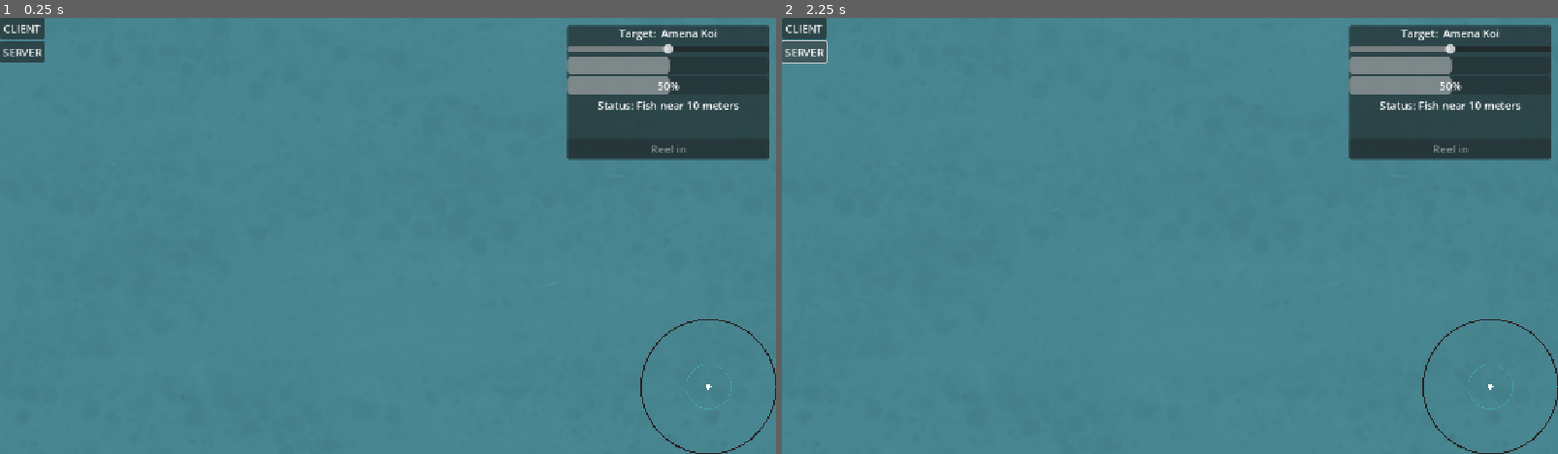
Above: before the commit, frames 1-2 (left to right).
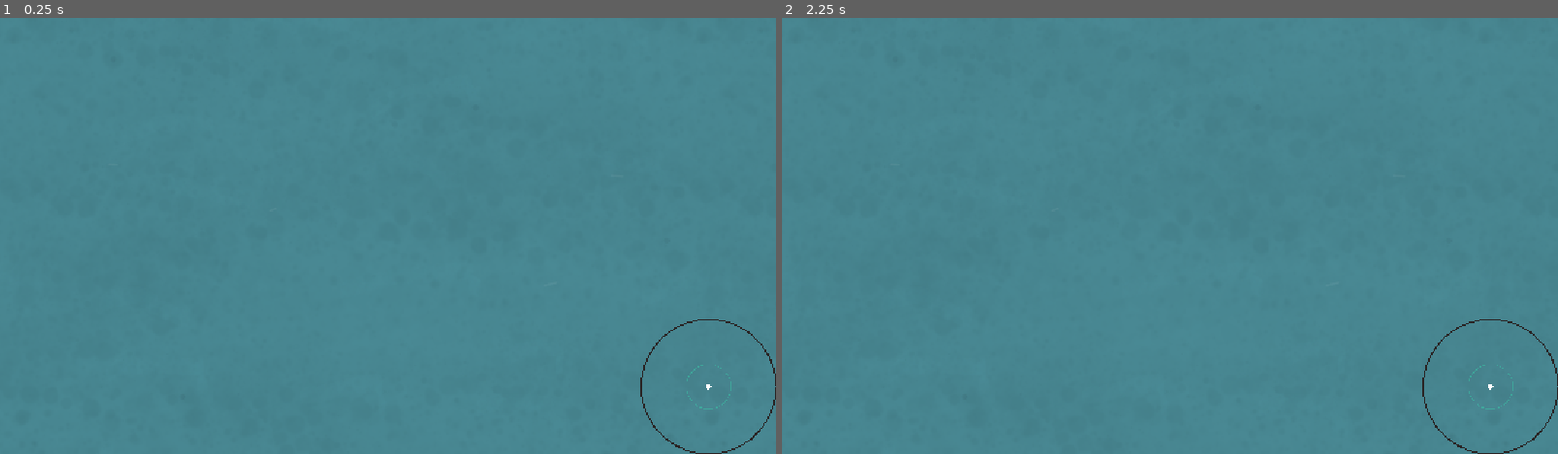
Above: after the commit, the same moments.

Repository: chocolandTV/endless_ocean
Game: Godot game, scene res://scenes/test_web_socket.tscn
Same seed, same stepped clock (60 frames per second), same inputs: the game is played once before the commit and once after it.
Inputs (mouse positions are in pixels of both pictures, inside the frame that each line leads up to):
- Up to frame 1 (0.25 s): no input
- Up to frame 2 (2.25 s): click (805, 26) at 0.5 s, where only the run before the commit has a clickable "CLIENT"; click (805, 52) at 1.25 s, where only the run before the commit has a clickable "SERVER"; hold Right (ui_right) from 2.03 s (still down)

The runs differ from the first frame. In frame 1, 8.7% of the frame differs, in the area x 0-100%, y 0-33%; in frame 2, 8.7%.

Commit message:
stable_version_without_catch_mechanic

Diff:
--- /dev/null
+++ b/scenes/fish_generation.tscn
@@ -0,0 +1,9 @@
+[gd_scene format=3 uid="uid://bqypt8q51ajk8"]
+
+[ext_resource type="Script" uid="uid://bx2dvu32akrc1" path="res://scripts/fish_generation.gd" id="1_47a4g"]
+
+[node name="Fish_Generation" type="Node2D" unique_id=1608244400]
+script = ExtResource("1_47a4g")
+
+[node name="Timer" type="Timer" parent="." unique_id=831733350]
+one_shot = true
--- /dev/null
+++ b/scenes/mini_game.tscn
@@ -0,0 +1,55 @@
+[gd_scene format=3 uid="uid://by55bdyf5h6ub"]
+
+[ext_resource type="Script" uid="uid://wmhyiptksbsq" path="res://scripts/mini_game.gd" id="1_3kuml"]
+[ext_resource type="Texture2D" uid="uid://c7qnp5m081fhe" path="res://assets/textures/ocean_side_view.jpg" id="1_gn4em"]
+[ext_resource type="Texture2D" uid="uid://itoa8y7fdl3a" path="res://assets/textures/fish_base.png" id="2_lmkgc"]
+[ext_resource type="Texture2D" uid="uid://qtsx340mvm54" path="res://assets/textures/fishing_net_base.png" id="3_0gcsj"]
+[ext_resource type="Texture2D" uid="uid://b26vfntdt6but" path="res://assets/textures/fishing_net_catch.png" id="4_0gcsj"]
+
+[node name="Minigame" type="Control" unique_id=569718428]
+layout_mode = 3
+anchors_preset = 0
+offset_right = 40.0
+offset_bottom = 40.0
+script = ExtResource("1_3kuml")
+
+[node name="PanelContainer" type="PanelContainer" parent="." unique_id=190824904]
+layout_mode = 0
+offset_right = 40.0
+offset_bottom = 40.0
+
+[node name="MarginContainer" type="MarginContainer" parent="PanelContainer" unique_id=1278200826]
+layout_mode = 2
+theme_override_constants/margin_left = 12
+theme_override_constants/margin_top = 12
+theme_override_constants/margin_right = 12
+theme_override_constants/margin_bottom = 12
+
+[node name="Ocean" type="TextureRect" parent="PanelContainer/MarginContainer" unique_id=1267959281]
+layout_mode = 2
+texture = ExtResource("1_gn4em")
+
+[node name="Fisch" type="TextureRect" parent="PanelContainer/MarginContainer/Ocean" unique_id=1065648654]
+layout_mode = 0
+offset_left = 369.0
+offset_top = 452.0
+offset_right = 433.0
+offset_bottom = 516.0
+scale = Vector2(4.75, 4.75)
+texture = ExtResource("2_lmkgc")
+
+[node name="Fishing_Mechanic" type="PanelContainer" parent="PanelContainer/MarginContainer/Ocean" unique_id=1879499247]
+layout_mode = 0
+offset_left = 334.0
+offset_top = -2042.0
+offset_right = 846.0
+offset_bottom = 6.0
+
+[node name="Fishing_Net" type="TextureRect" parent="PanelContainer/MarginContainer/Ocean/Fishing_Mechanic" unique_id=855376617]
+layout_mode = 2
+texture = ExtResource("3_0gcsj")
+
+[node name="Fishing_Net_catched" type="TextureRect" parent="PanelContainer/MarginContainer/Ocean/Fishing_Mechanic" unique_id=2034796844]
+visible = false
+layout_mode = 2
+texture = ExtResource("4_0gcsj")
--- a/scenes/test_web_socket.tscn
+++ b/scenes/test_web_socket.tscn
@@ -3,8 +3,8 @@
 [ext_resource type="Script" uid="uid://dog1i5tt4e8wg" path="res://scripts/test_web_socket.gd" id="1_vooo2"]
 [ext_resource type="PackedScene" uid="uid://dqimx00yygemn" path="res://ui/sonar_radar.tscn" id="2_0uih2"]
 [ext_resource type="Script" uid="uid://cld8ckyjohu48" path="res://scripts/multiplayer_spawner.gd" id="3_0uih2"]
-[ext_resource type="PackedScene" uid="uid://bkko5ec3shhnb" path="res://ui/fishing_ui.tscn" id="3_3avjl"]
 [ext_resource type="PackedScene" uid="uid://cmbf36ngsnqqg" path="res://scenes/World.tscn" id="4_3avjl"]
+[ext_resource type="PackedScene" uid="uid://by55bdyf5h6ub" path="res://scenes/mini_game.tscn" id="4_xsomf"]
 [ext_resource type="PackedScene" uid="uid://dhynxf3ksl2pf" path="res://scenes/Boat.tscn" id="5_ihscc"]
 [ext_resource type="Script" uid="uid://4tccyiwa6xp" path="res://scripts/camera_2d.gd" id="6_camera"]
 
@@ -15,31 +15,6 @@
 [node name="World" parent="." unique_id=1165066505 instance=ExtResource("4_3avjl")]
 
 [node name="CanvasLayer" type="CanvasLayer" parent="." unique_id=608729439]
-
-[node name="Control" type="Control" parent="CanvasLayer" unique_id=711566596]
-layout_mode = 3
-anchors_preset = 0
-offset_right = 40.0
-offset_bottom = 40.0
-
-[node name="VBoxContainer" type="VBoxContainer" parent="CanvasLayer/Control" unique_id=2036555741]
-layout_mode = 0
-offset_right = 40.0
-offset_bottom = 40.0
-
-[node name="Client_Button" type="Button" parent="CanvasLayer/Control/VBoxContainer" unique_id=1453972164]
-layout_mode = 2
-text = "CLIENT
-"
-
-[node name="Server_Button" type="Button" parent="CanvasLayer/Control/VBoxContainer" unique_id=1536602023]
-layout_mode = 2
-text = "SERVER"
-
-[node name="Angel_Button" type="Button" parent="CanvasLayer/Control/VBoxContainer" unique_id=192700908]
-visible = false
-layout_mode = 2
-text = "ANGELN"
 
 [node name="Sonar_Radar" parent="CanvasLayer" unique_id=567801495 instance=ExtResource("2_0uih2")]
 unique_name_in_owner = true
@@ -53,26 +28,24 @@
 grow_horizontal = 0
 grow_vertical = 0
 
-[node name="Fishing_UI" parent="CanvasLayer" unique_id=796542222 instance=ExtResource("3_3avjl")]
-custom_minimum_size = Vector2(320, 220)
+[node name="Minigame" parent="CanvasLayer" unique_id=569718428 instance=ExtResource("4_xsomf")]
+visible = false
 anchors_preset = 1
 anchor_left = 1.0
-anchor_bottom = 0.0
+anchor_right = 1.0
+offset_left = -300.0
+offset_right = 0.0
+offset_bottom = 200.0
 grow_horizontal = 0
-grow_vertical = 1
+scale = Vector2(0.205, 0.205)
 
-[node name="MultiplayerSpawner" type="MultiplayerSpawner" parent="." unique_id=870538955 node_paths=PackedStringArray("vbox", "camera")]
+[node name="MultiplayerSpawner" type="MultiplayerSpawner" parent="." unique_id=870538955 node_paths=PackedStringArray("camera")]
 _spawnable_scenes = PackedStringArray("uid://dhynxf3ksl2pf")
 spawn_path = NodePath("..")
 spawn_limit = 140
 script = ExtResource("3_0uih2")
 player_network_scene = ExtResource("5_ihscc")
-vbox = NodePath("../CanvasLayer/Control/VBoxContainer")
 camera = NodePath("../Camera2D")
 
 [node name="Camera2D" type="Camera2D" parent="." unique_id=1423944881]
 script = ExtResource("6_camera")
-
-[connection signal="pressed" from="CanvasLayer/Control/VBoxContainer/Client_Button" to="." method="_on_button_pressed"]
-[connection signal="pressed" from="CanvasLayer/Control/VBoxContainer/Server_Button" to="." method="_on_server_button_pressed"]
-[connection signal="pressed" from="CanvasLayer/Control/VBoxContainer/Angel_Button" to="." method="_on_angel_button_pressed"]
--- /dev/null
+++ b/scripts/fish_generation.gd
@@ -0,0 +1,11 @@
+extends Node2D
+
+
+# Called when the node enters the scene tree for the first time.
+func _ready() -> void:
+	pass # Replace with function body.
+
+
+# Called every frame. 'delta' is the elapsed time since the previous frame.
+func _process(delta: float) -> void:
+	pass
--- /dev/null
+++ b/scripts/mini_game.gd
@@ -0,0 +1,11 @@
+extends Control
+
+
+# Called when the node enters the scene tree for the first time.
+func _ready() -> void:
+	pass # Replace with function body.
+
+
+# Called every frame. 'delta' is the elapsed time since the previous frame.
+func _process(delta: float) -> void:
+	pass
--- a/scripts/multiplayer_spawner.gd
+++ b/scripts/multiplayer_spawner.gd
@@ -2,16 +2,16 @@
 
 @export var player_network_scene : PackedScene
 
-@export var vbox : VBoxContainer
 @export var camera : Camera2D
 func _ready() -> void:
+	# connect to the multiplayer peer connect signal, every time some join the websocket server
 	multiplayer.peer_connected.connect(_spawn_player)
+	# adding camera after player node instantiate
 	spawned.connect(_on_player_spawned)
 
 func _spawn_player(_id : int) ->void:
-	if vbox != null:
-		vbox.hide()
 
+	# only server can spawn players
 	if !multiplayer.is_server():
 		return
 
--- a/scripts/sonar_radar.gd
+++ b/scripts/sonar_radar.gd
@@ -3,25 +3,27 @@
 @export var radar_radius :float = 100.0
 @export var detection_radius : float = 1000.0
 @export var signal_noise : float = 12.0
-@export var fish_count : int  = 5
-@export var fish_drift_speed : float = 12.0
+@export_range(0.0, 10.0, 0.1) var fish_density: float = 0.8
+@export_range(50.0, 2000.0, 50.0) var field_cell_size: float = 250.0
+@export var field_seed: int = 13891
 var player_node : CharacterBody2D
 
-# privates clientside
 var local_fish : Array[Dictionary]  =[]
 var pulse_time: float = 0.0
+var last_cell_bounds: Vector4i = Vector4i.ZERO
+var has_generated_field: bool = false
 
 func _enter_tree() -> void:
 	add_to_group("sonar_radar")
 
 func _ready() -> void:
 	if player_node != null:
-		_generate_test_fish()
+		_generate_fish_field()
 
 func set_player_node(player: CharacterBody2D) -> void:
 	player_node = player
 	if is_node_ready():
-		_generate_test_fish()
+		_generate_fish_field()
 
 
 # Called every frame. 'delta' is the elapsed time since the previous frame.
@@ -31,55 +33,45 @@
 	if player_node == null:
 		return
 
-	for i in range(local_fish.size() - 1, -1, -1):
-		var fish: Dictionary = local_fish[i]
-		var drift : Vector2 = fish["drift"]
-		var world_pos: Vector2 = fish["position"]
+	_generate_fish_field()
 
-		world_pos += drift * fish_drift_speed * delta
-		#signal drift
-		if randf() < delta * 0.5:
-			drift = drift.rotated(randf_range(-0.8,0.8))
-
-		fish["position"] = world_pos
-		fish["drift"] = drift
-		if world_pos.distance_to(player_node.global_position) > detection_radius * 2.0:
-			local_fish.remove_at(i)
-
-	_ensure_fish_near_player()
-
-	# draw fish positions only once per frame
 	queue_redraw()
 
+func _generate_fish_field() -> void:
+	if player_node == null:
+		return
 
-func _generate_test_fish() ->void:
+	var player_position: Vector2 = player_node.global_position
+	var min_cell_x: int = floori((player_position.x - detection_radius) / field_cell_size)
+	var min_cell_y: int = floori((player_position.y - detection_radius) / field_cell_size)
+	var max_cell_x: int = floori((player_position.x + detection_radius) / field_cell_size)
+	var max_cell_y: int = floori((player_position.y + detection_radius) / field_cell_size)
+	var cell_bounds := Vector4i(min_cell_x, min_cell_y, max_cell_x, max_cell_y)
+	if has_generated_field and cell_bounds == last_cell_bounds:
+		return
+
+	has_generated_field = true
+	last_cell_bounds = cell_bounds
 	local_fish.clear()
 
-	for i in range(fish_count):
-		var angle: float = randf_range(0.0,TAU)
-		var distance :float =(randf_range(
-			detection_radius * 0.15,
-			detection_radius * 0.9
-		))
-		local_fish.append({
-			"position" : player_node.global_position + Vector2.from_angle(angle) * distance,
-			"drift" : Vector2.from_angle(randf_range(0.0, TAU)),
-			"strength" : randf_range(0.65, 1.0)
-		})
+	for cell_y in range(min_cell_y, max_cell_y + 1):
+		for cell_x in range(min_cell_x, max_cell_x + 1):
+			var rng := RandomNumberGenerator.new()
+			rng.seed = hash(Vector3i(field_seed, cell_x, cell_y))
 
-func _ensure_fish_near_player() -> void:
-	for fish in local_fish:
-		var fish_position: Vector2 = fish["position"]
-		if fish_position.distance_to(player_node.global_position) <= detection_radius:
-			return
+			var count: int = floori(fish_density)
+			if rng.randf() < fish_density - count:
+				count += 1
 
-	var angle: float = randf_range(0.0, TAU)
-	var distance: float = randf_range(detection_radius * 0.15, detection_radius * 0.9)
-	local_fish.append({
-		"position": player_node.global_position + Vector2.from_angle(angle) * distance,
-		"drift": Vector2.from_angle(randf_range(0.0, TAU)),
-		"strength": randf_range(0.65, 1.0)
-	})
+			for _fish_index in range(count):
+				var fish_position := Vector2(
+					(cell_x + rng.randf()) * field_cell_size,
+					(cell_y + rng.randf()) * field_cell_size
+				)
+				local_fish.append({
+					"position": fish_position,
+					"strength": rng.randf_range(0.65, 1.0)
+				})
 
 func _draw() -> void:
 	var center :Vector2 = size / 2.0
--- a/scripts/test_web_socket.gd
+++ b/scripts/test_web_socket.gd
@@ -7,8 +7,11 @@
 # Called when the node enters the scene tree for the first time.
 func _ready() -> void:
 	if is_server:
+		#if is server start server
 		_on_server_button_pressed()
-
+	else:
+		# client connected
+		_on_button_pressed()
 func _process(_delta: float) -> void:
 	pass
 
@@ -20,7 +23,7 @@
 
 
 func _on_button_pressed() -> void:
-	var result:= Network.connect_to_server(SERVER_LOCALHOST)
+	var result:= Network.connect_to_server(SERVER_IP)
 	if result == OK:
 		print("connection successed")
 		if is_server:
--- a/ui/fishing_ui.tscn
+++ b/ui/fishing_ui.tscn
@@ -1,8 +1,6 @@
 [gd_scene format=3 uid="uid://bkko5ec3shhnb"]
 
 [ext_resource type="Script" uid="uid://cikdhgw3qnuet" path="res://scripts/fishing_ui.gd" id="1_7ucl3"]
-
-[sub_resource type="StyleBoxEmpty" id="StyleBoxEmpty_477m3"]
 
 [node name="Fishing_UI" type="Control" unique_id=796542222]
 layout_mode = 3
@@ -15,7 +13,6 @@
 
 [node name="MarginContainer" type="MarginContainer" parent="." unique_id=872638049]
 layout_mode = 0
-anchors_preset = 15
 anchor_right = 1.0
 anchor_bottom = 1.0
 grow_horizontal = 2
@@ -37,11 +34,6 @@
 text = "Target:  Amena Koi"
 horizontal_alignment = 1
 
-[node name="Balance_Hslider" type="HSlider" parent="MarginContainer/PanelContainer/VBoxContainer" unique_id=816792032]
-layout_mode = 2
-editable = true
-tooltip_text = "Try to keep the balance to the green marker"
-
 [node name="Tension_Bar" type="ProgressBar" parent="MarginContainer/PanelContainer/VBoxContainer" unique_id=944258456]
 custom_minimum_size = Vector2(300, 25)
 layout_mode = 2
@@ -62,12 +54,10 @@
 text = "Status: Fish near 10 meters"
 horizontal_alignment = 1
 
-[node name="HSeparator" type="HSeparator" parent="MarginContainer/PanelContainer/VBoxContainer" unique_id=1634074711]
+[node name="Target_TextureRect" type="TextureRect" parent="MarginContainer/PanelContainer/VBoxContainer" unique_id=184772749]
 layout_mode = 2
-theme_override_constants/separation = 30
-theme_override_styles/separator = SubResource("StyleBoxEmpty_477m3")
 
-[node name="Button" type="Button" parent="MarginContainer/PanelContainer/VBoxContainer" unique_id=1938713718]
-layout_mode = 2
-disabled = true
-text = "Reel in"
+[node name="TextureRect" type="TextureRect" parent="MarginContainer/PanelContainer/VBoxContainer/Target_TextureRect" unique_id=1893980224]
+layout_mode = 0
+offset_right = 40.0
+offset_bottom = 40.0
Binary file added: assets/textures/fishing_net_base.png
Not shown, added: assets/textures/fishing_net_base.png.import
Binary file added: assets/textures/fishing_net_catch.png
Not shown, added: assets/textures/fishing_net_catch.png.import
Binary file added: assets/textures/ocean_side_view.jpg
Not shown, added: assets/textures/ocean_side_view.jpg.import
Not shown, added: scripts/fish_generation.gd.uid
Not shown, added: scripts/mini_game.gd.uid
Not shown, added: sounds/sfx_click.mp3.import
Not shown, added: sounds/sfx_fish_catched.mp3.import
Not shown, changed: README.md
Not shown, added: assets/textures/fishing_net_base.png~
(and 5 more such lines)
